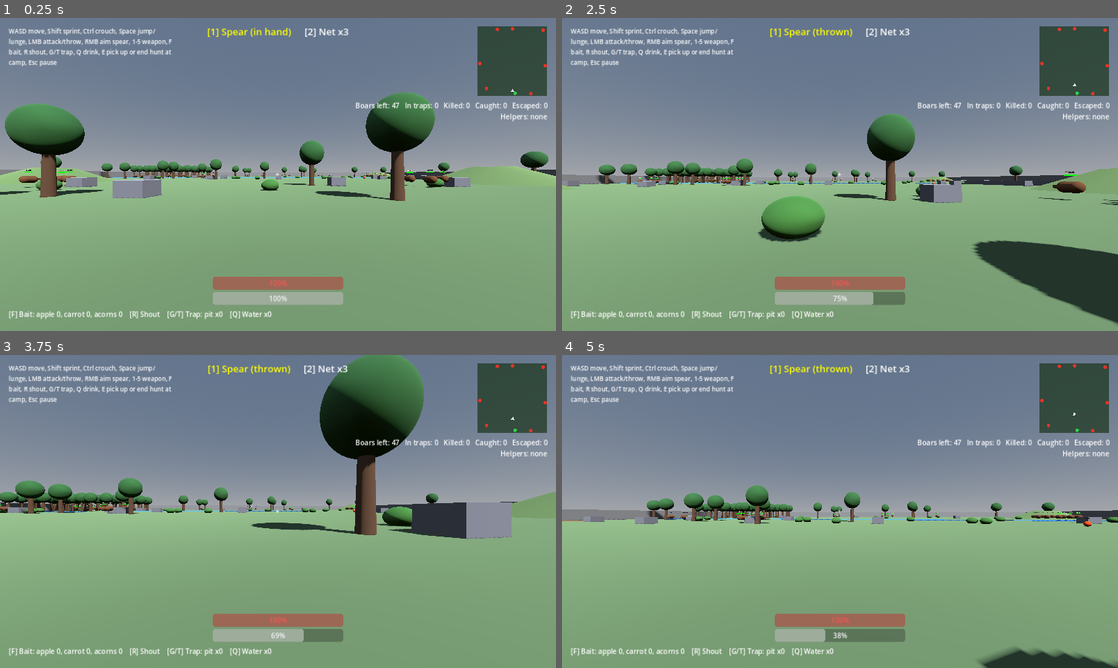
Above: before the commit, frames 1-4 (two rows, left to right).
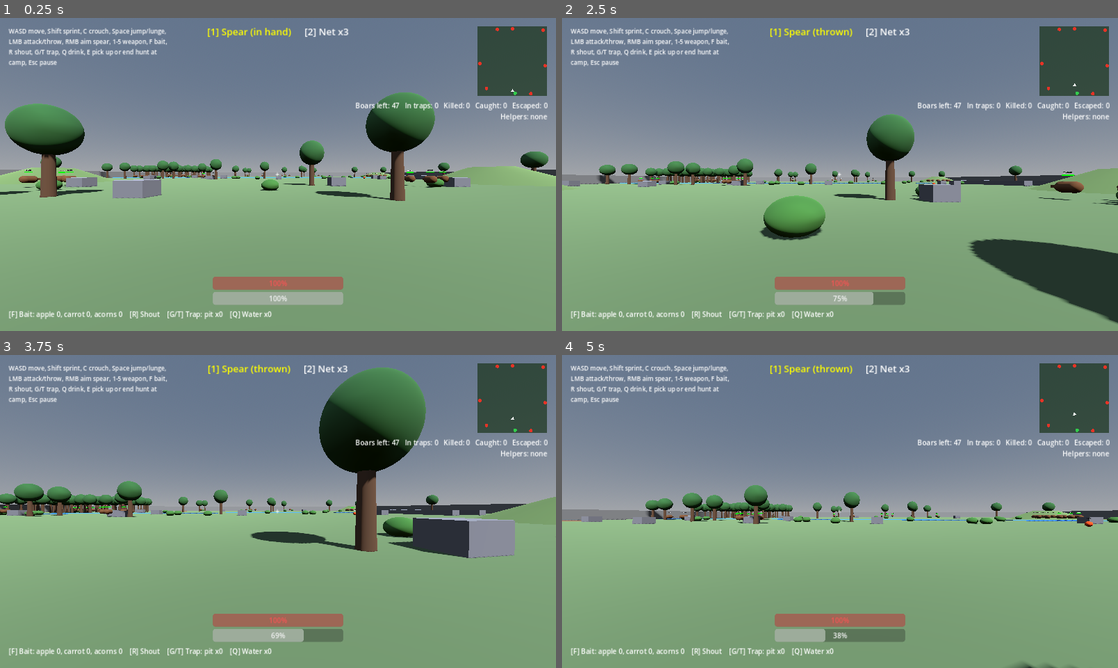
Above: after the commit, the same moments.

Repository: bageus/where-boar
Game: Godot game, scene res://game/presentation/hunt_map/public/hunt_map.tscn
Two runs of this game, one before a commit and one after it. Both use one fixed random seed, a clock stepped at 60 frames per second and the inputs below. This scene is started directly instead of the project's main scene.
Inputs (mouse positions are in pixels of both pictures, inside the frame that each line leads up to):
- Up to frame 1 (0.25 s): no input
- Up to frame 2 (2.5 s): tap Enter at 0.5 s; move the mouse to (867, 174) at 0.52 s; hold Right mouse button (aim) 0.53-1.28 s; hold W (move_forward) from 0.53 s (still down); tap Space (jump) at 0.77, 1.07, 1.52, 1.82 s; click (867, 174) at 0.8 s; move the mouse to (812, 174) at 1.27 s; click (812, 174) at 1.35 s; tap F (bait) at 1.55 s; move the mouse to (851, 168) at 2.02 s; hold F (bait) from 2.03 s (still down); tap C (crouch, bound only after the commit) at 2.3 s
- Up to frame 3 (3.75 s): keep holding W (move_forward); move the mouse to (272, 517) at 2.77 s; release F (bait) at 2.78 s; tap C (crouch, bound only after the commit) at 2.85 s; tap Space (jump) at 3.02, 3.32 s; tap Ctrl (crouch, bound only before the commit) at 3.05 s; move the mouse to (316, 514) at 3.52 s; hold Ctrl (crouch, bound only before the commit) from 3.53 s (still down)
- Up to frame 4 (5 s): keep holding W (move_forward); tap Space (jump) at 3.77, 4.07, 4.52, 4.82 s; tap Q (drink) at 3.8, 4.35 s; tap Escape (pause) at 4.15 s; move the mouse to (795, 508) at 4.27 s; release Ctrl (crouch, bound only before the commit) at 4.28 s; tap R (shout) at 4.55 s

The runs differ from the first frame. In frame 1, 0.7% of the frame differs, in the area x 1-31%, y 3-13%; in frame 2, 1.7%; in frame 3, 9.4%, in the area x 0-100%, y 0-65%; in frame 4, 2.4%.
Error in both runs: Invalid access to property or key 'spawn_weight' on a base object of type 'Resource'. (res://game/features/boar/public/boar_types.gd:20)

Commit message:
Crouch on C: Ctrl+W closed the browser tab
Co-Authored-By: Claude Opus 5.5 <noreply@anthropic.com>
Claude-Session: https://claude.ai/code/session_01XSFBnjFKXLtHPaufcuGWLw

Diff:
--- a/game/features/hunter/public/hunter.tscn
+++ b/game/features/hunter/public/hunter.tscn
@@ -97,7 +97,7 @@
 offset_bottom = 120.0
 theme_override_font_sizes/font_size = 14
 autowrap_mode = 3
-text = "WASD move, Shift sprint, Ctrl crouch, Space jump/lunge, LMB attack/throw, RMB aim spear, 1-5 weapon, F bait, R shout, G/T trap, Q drink, E pick up or end hunt at camp, Esc pause"
+text = "WASD move, Shift sprint, C crouch, Space jump/lunge, LMB attack/throw, RMB aim spear, 1-5 weapon, F bait, R shout, G/T trap, Q drink, E pick up or end hunt at camp, Esc pause"
 
 [node name="Thud" type="AudioStreamPlayer" parent="."]
 
--- a/game/presentation/hunt_map/public/hunt_map.gd
+++ b/game/presentation/hunt_map/public/hunt_map.gd
@@ -26,7 +26,7 @@
 const SETTER_OFFSET := 5.0
 const TIP_SECONDS := 8.0
 const TIPS := [
-	"Boars flee when you get close. Crouch (Ctrl) to sneak up.",
+	"Boars flee when you get close. Crouch (C) to sneak up.",
 	"Hit a boar with the spear (LMB), or hold RMB and click to throw it. Press E to pick it up.",
 	"Switch to the net (2) and throw it to catch a boar alive: caught boars pay more tusks.",
 	"Fleeing boars escape through the red zones shown on the minimap.",
--- a/project.godot
+++ b/project.godot
@@ -43,7 +43,7 @@
 }
 crouch={
 "deadzone": 0.2,
-"events": [Object(InputEventKey,"resource_local_to_scene":fa …(140 unchanged characters)… d":false,"keycode":0,"physical_keycode":4194326,"key_label":0,"unicode":0,"location":0,"echo":false,"script":null)]
+"events": [Object(InputEventKey,"resource_local_to_scene":fa …(140 unchanged characters)… d":false,"keycode":0,"physical_keycode":67,"key_label":0,"unicode":0,"location":0,"echo":false,"script":null)]
 }
 interact={
 "deadzone": 0.2,
Not shown, changed: GAME_SPEC.md
